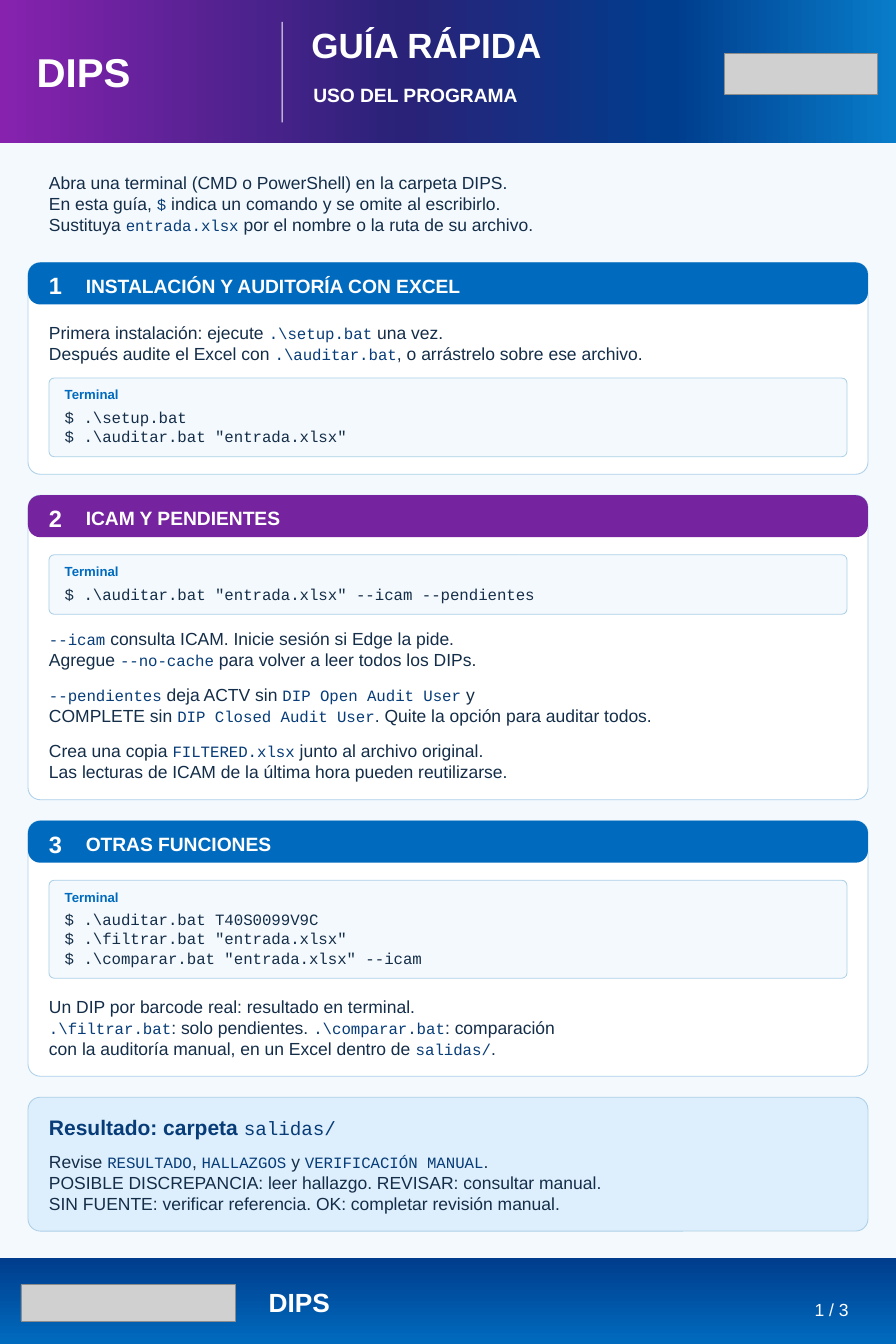
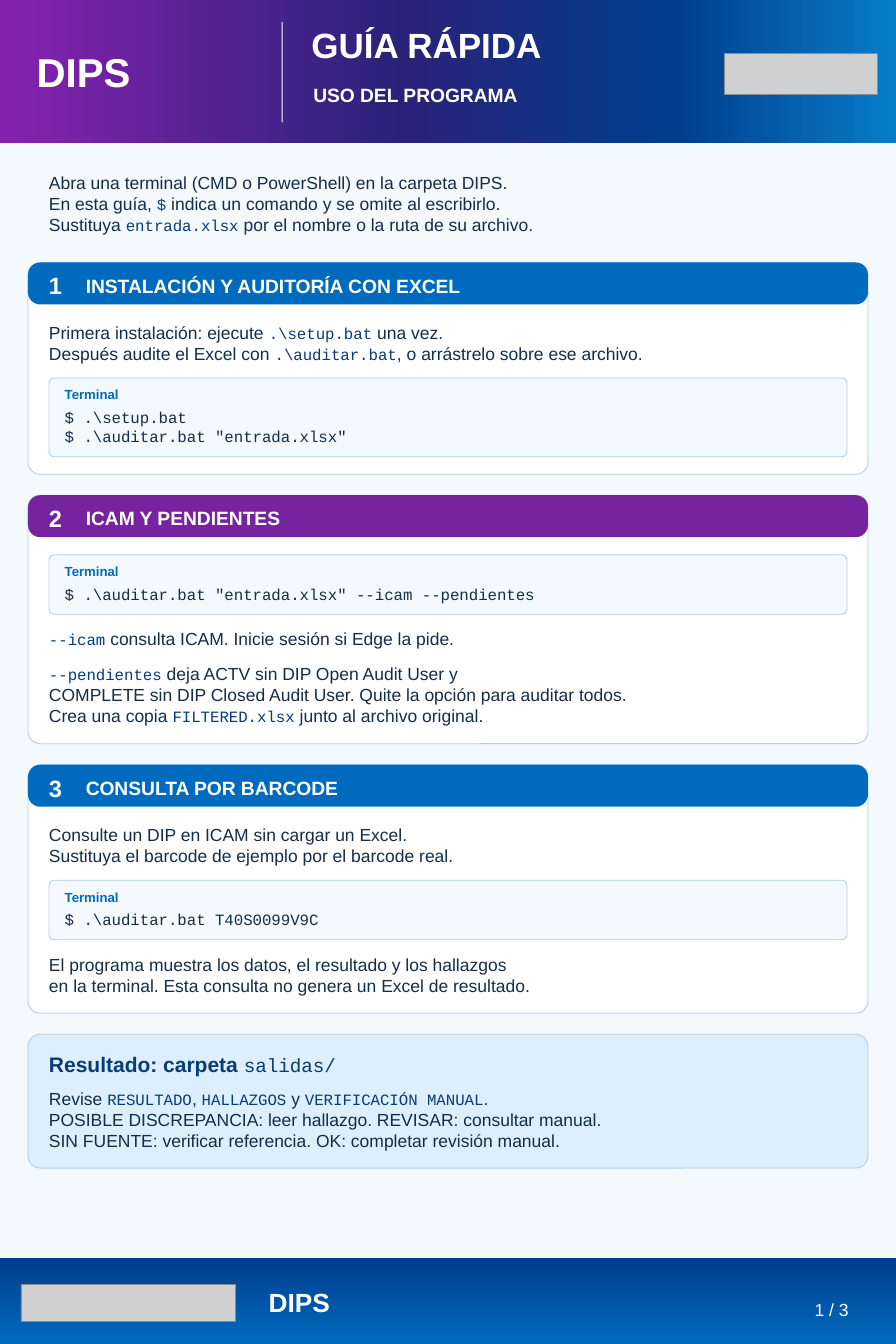
Before and after one commit to lviloriabas/dips, a slide deck: slide 1 of docs/Guia_DIPS_reglas_referencias.pptx. Drawn at 896x1344 pixels with LibreOffice and Linux fonts; fonts in the diff are those of the drawing; grey boxes stand for pictures. Boxes give left, top, right and bottom in pixels: in the first picture for what was removed or moved away, otherwise in the second. Text is boxed around its words. In the diff, an @@ line names an element or a change of style, - is before the commit and + after.

Commit message:
Ajusta la guia DIPS segun los comentarios de revision

```diff
--- a/docs/Guia_DIPS_reglas_referencias.pptx
+++ b/docs/Guia_DIPS_reglas_referencias.pptx
@@ rounded rectangle: place and size @@
-rounded rectangle at bbox=[28, 495, 867, 799]
+rounded rectangle at bbox=[28, 495, 867, 744]
@@ text removed at bbox=[49, 653, 477, 670] @@
-Agregue --no-cache para volver a leer todos los DIPs.
@@ text "--pendientes deja ACTV sin DIP ...": place and size @@
-text "--pendientes deja ACTV sin DIP ..." at bbox=[49, 688, 475, 705]
+text "--pendientes deja ACTV sin DIP ..." at bbox=[49, 667, 458, 684]
@@ text "COMPLETE sin DIP Closed Audit ...": place and size @@
-text "COMPLETE sin DIP Closed Audit ..." at bbox=[49, 709, 652, 726]
+text "COMPLETE sin DIP Closed Audit ..." at bbox=[49, 688, 627, 705]
@@ text "--pendientes deja ACTV sin DIP ..." at bbox=[49, 667, 458, 684]: size 13.5 to 15 pt, font Courier New to Arial, text colour #073C78 to #142D48 in "DIP Open Audit User" @@
@@ text "COMPLETE sin DIP Closed Audit ..." at bbox=[49, 688, 627, 705]: size 13.5 to 15 pt, font Courier New to Arial, text colour #073C78 to #142D48 in "DIP Closed Audit User." @@
@@ text "Crea una copia FILTERED.xlsx junto ...": place and size @@
-text "Crea una copia FILTERED.xlsx junto ..." at bbox=[49, 744, 483, 761]
+text "Crea una copia FILTERED.xlsx junto ..." at bbox=[49, 709, 483, 726]
@@ proportions changed in 3 elements at bbox=[49, 880, 846, 940], bbox=[28, 495, 867, 744], bbox=[28, 764, 867, 1013] @@
@@ rounded rectangle: place and size @@
-rounded rectangle at bbox=[28, 820, 867, 862]
+rounded rectangle at bbox=[28, 764, 867, 806]
@@ rounded rectangle: place and size @@
-rounded rectangle at bbox=[28, 820, 867, 1076]
+rounded rectangle at bbox=[28, 764, 867, 1013]
@@ text "3": place and size @@
-text "3" at bbox=[49, 836, 62, 854]
+text "3" at bbox=[49, 780, 62, 798]
@@ text removed at bbox=[49, 765, 507, 782] @@
-Las lecturas de ICAM de la última hora pueden reutilizarse.
@@ text added at bbox=[86, 781, 338, 796], 16.5 pt, text #FFFFFF, bold @@
+CONSULTA POR BARCODE
@@ text added at bbox=[49, 828, 408, 845], 15 pt, text #142D48 @@
+Consulte un DIP en ICAM sin cargar un Excel.
@@ text at bbox=[49, 849, 453, 866]: text changed; size 16.5 to 15 pt; text colour #FFFFFF to #142D48; bold off @@
-OTRAS FUNCIONES
+Sustituya el barcode de ejemplo por el barcode real.
@@ rounded rectangle: place and size @@
-rounded rectangle at bbox=[49, 880, 846, 978]
+rounded rectangle at bbox=[49, 880, 846, 940]
@@ text at bbox=[49, 958, 507, 975]: text changed; size 13.5 to 15 pt; font Courier New to Arial @@
-$ .\filtrar.bat "entrada.xlsx"
+El programa muestra los datos, el resultado y los hallazgos
@@ text at bbox=[49, 979, 530, 996]: text changed; size 13.5 to 15 pt; font Courier New to Arial @@
-$ .\comparar.bat "entrada.xlsx" --icam
+en la terminal. Esta consulta no genera un Excel de resultado.
@@ text removed at bbox=[49, 1000, 415, 1017] @@
-Un DIP por barcode real: resultado en terminal.
@@ 4 texts, 1 rounded rectangle: place and size @@
-4 texts, 1 rounded rectangle at bbox=[28, 1097, 867, 1230]
+4 texts, 1 rounded rectangle at bbox=[28, 1034, 867, 1167]
@@ text removed at bbox=[49, 1021, 555, 1038] @@
-.\filtrar.bat: solo pendientes. .\comparar.bat: comparación
@@ text removed at bbox=[49, 1042, 491, 1058] @@
-con la auditoría manual, en un Excel dentro de salidas/.
```
Also in this commit, not shown: 2 other slides changed, 2 other files.
